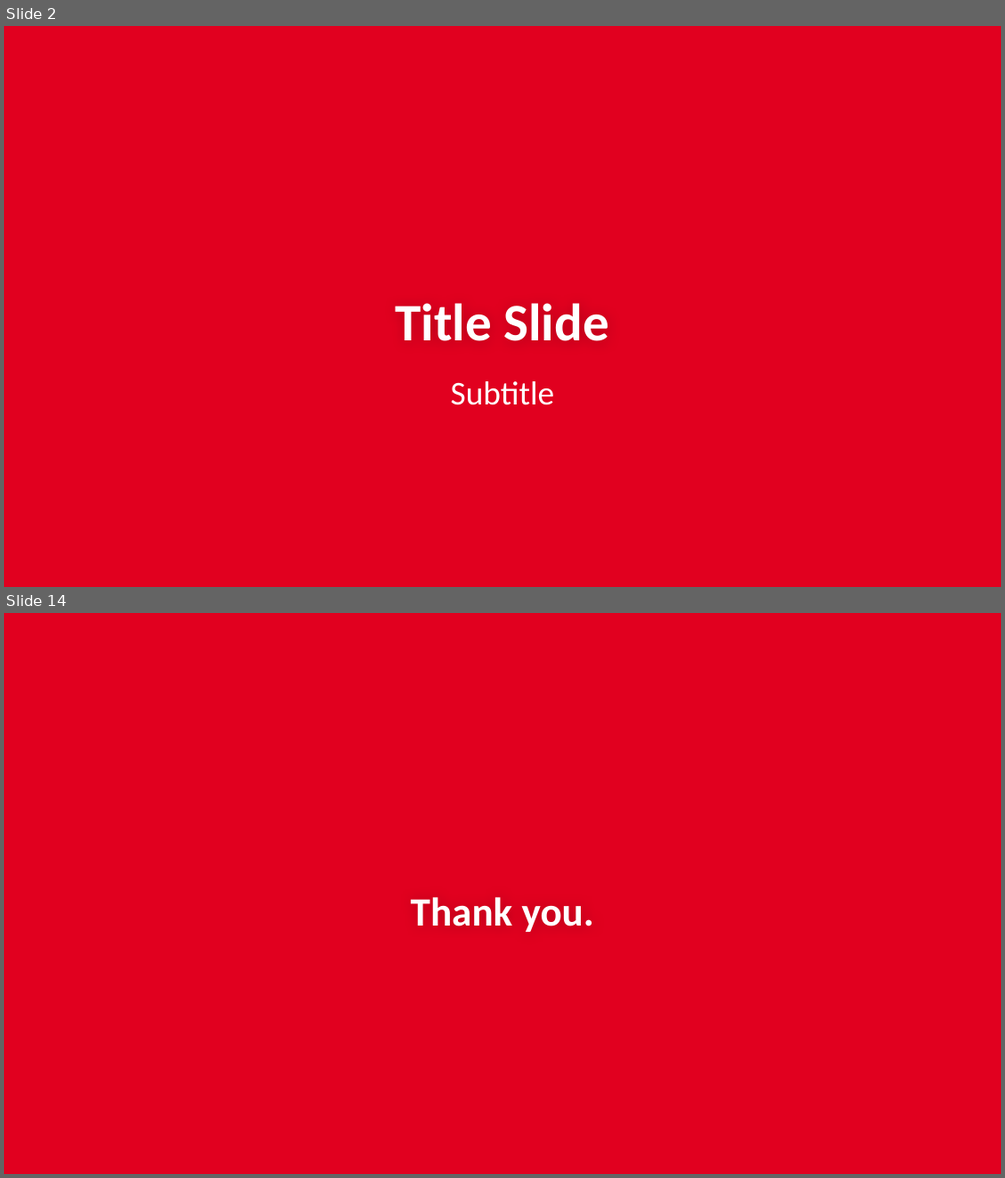
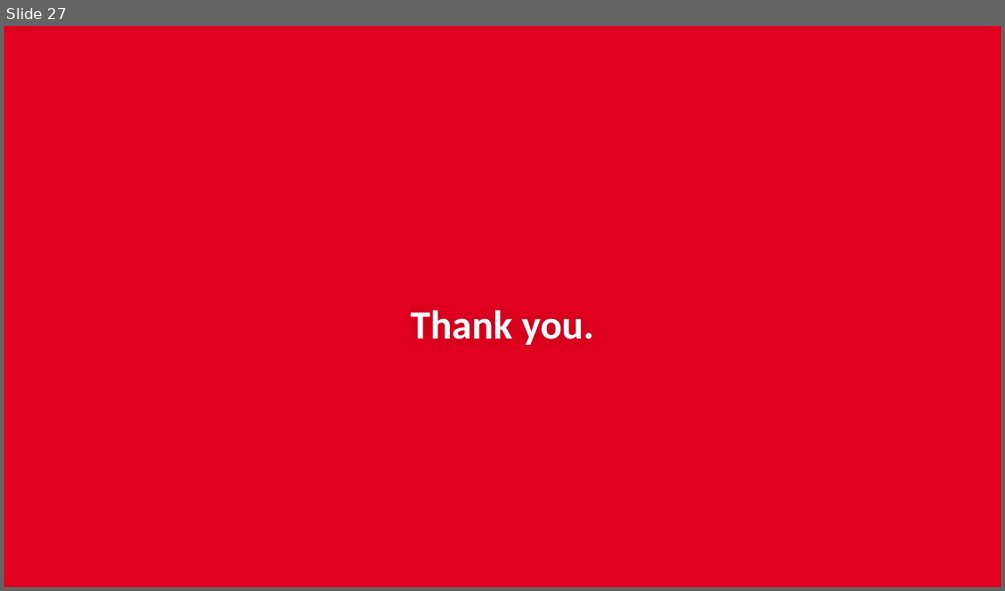
Before and after one commit to subalakr/workshop, a slide deck: server/presentations/Lec-01_Architectural_Overview.pptx. Shown one above the other, each under a label of ours: slides 2 and 14 before the commit, slide 27 after it; the slides between them are not shown. The pictures are 1005x1178 and 1005x591 pixels, drawn with LibreOffice and Linux fonts; fonts in the diff are those of the drawing; background and template pictures are left out. Boxes give left, top, right and bottom in pixels: in the first picture for what was removed or moved away, otherwise in the second. Text is boxed around its words. In the diff, an @@ line names an element or a change of style, - is before the commit and + after.

```diff
--- a/server/presentations/Lec-01_Architectural_Overview.pptx
+++ b/server/presentations/Lec-01_Architectural_Overview.pptx
@@ slide 2 removed at (4,26,1001,587), background #E1001F @@
@@ title removed at (396,303,608,341) @@
-Title Slide
@@ subtitle removed at (451,381,555,405) @@
-Subtitle
@@ what was slide 14 is now slide 27 @@
```
Also in this commit, not shown: 26 slides added, 13 other slides removed, 2 other files.
